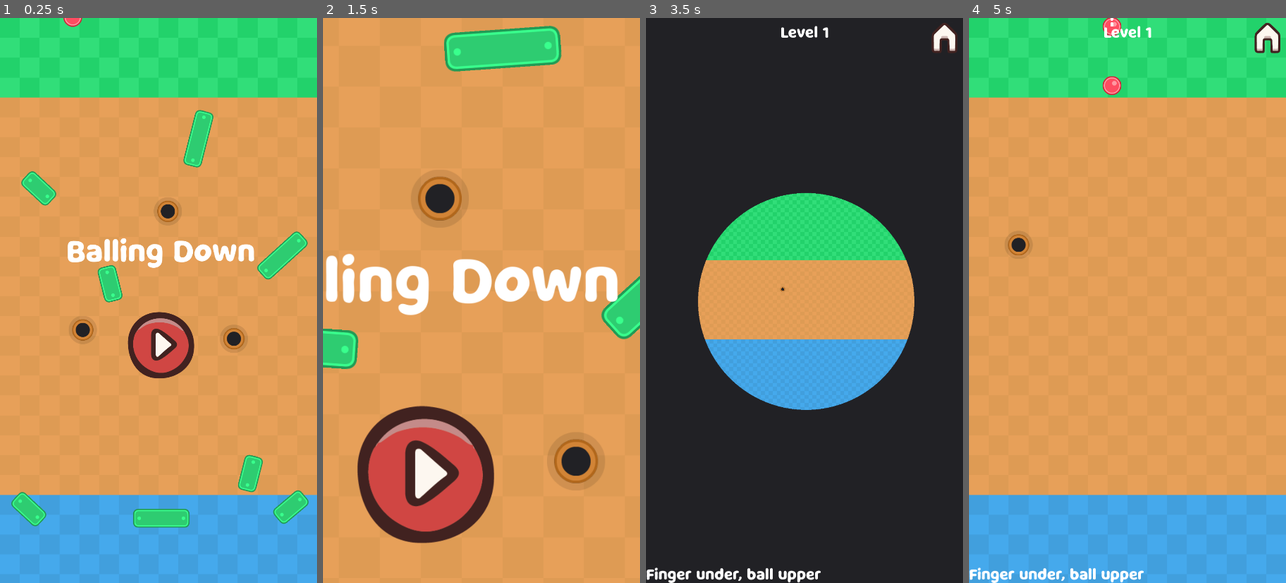
Above: before the commit, frames 1-4 (left to right).
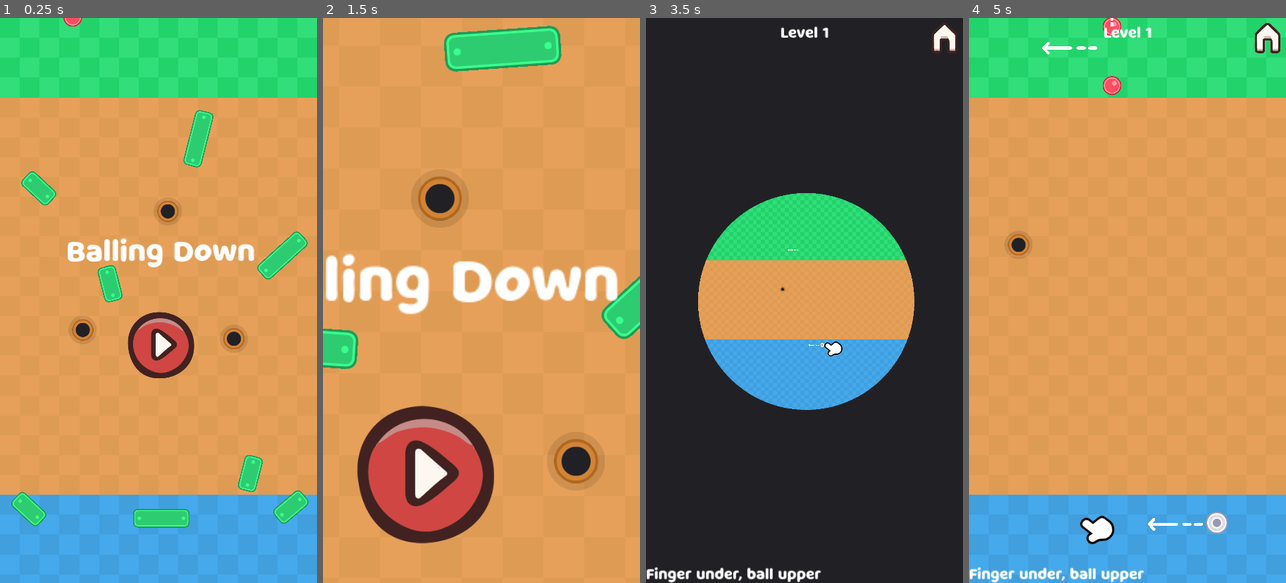
Above: after the commit, the same moments.

Repository: DaydreamerSY/Drop-d-Ball
Game: Godot game, scene res://Main.tscn
The game is run twice, just before and just after one commit, with the same random seed, the same clock (stepped at 60 frames per second) and the same inputs.
Inputs (mouse positions are in pixels of both pictures, inside the frame that each line leads up to):
- Up to frame 1 (0.25 s): no input
- Up to frame 2 (1.5 s): click (484, 345) at 0.5 s; click (471, 498) at 1.25 s
- Up to frame 3 (3.5 s): move the mouse to (874, 272) at 2.02 s; press the mouse at (874, 272) at 2.03 s; move the mouse to (741, 328) at 2.77 s; release the mouse at (741, 328) at 2.78 s; click (741, 328) at 2.85 s
- Up to frame 4 (5 s): move the mouse to (1159, 176) at 3.52 s; press the mouse at (1159, 176) at 3.53 s; move the mouse to (1111, 413) at 4.27 s; release the mouse at (1111, 413) at 4.28 s; click (1111, 413) at 4.35 s

The runs differ from the first frame. In frame 1, 0.6% of the frame differs, in the area x 0-100%, y 0-91%; in frame 2, 1.0%; in frame 3, 0.6%; in frame 4, 1.5%, in the area x 0-100%, y 0-100%.

Commit message:
update blocker prevent instance win

Diff:
--- a/Scenes/LevelManager.tscn
+++ b/Scenes/LevelManager.tscn
@@ -5,7 +5,7 @@
 
 [node name="Level manager" type="Node2D"]
 script = ExtResource("1_bqcfe")
-go_to_lv = 10
+go_to_lv = 6
 
 [node name="ColorRect" type="ColorRect" parent="."]
 offset_right = 720.0
--- a/Scenes/Levels/level_01.tscn
+++ b/Scenes/Levels/level_01.tscn
@@ -20,10 +20,61 @@
 offset_right = 211.0
 offset_bottom = 142.0
 
-[node name="Marker Goals" parent="Markers" index="1"]
+[node name="RichTextLabel" type="RichTextLabel" parent="Markers" index="2"]
 visible = false
+offset_left = 80.0
+offset_top = 894.0
+offset_right = 574.0
+offset_bottom = 1017.0
+theme_override_font_sizes/normal_font_size = 32
+bbcode_enabled = true
+text = "Drag in [color=#45a9ec]Blue zone[/color] then look at  [color=#31de79]Green zone[/color]"
 
-[node name="TextureRect" type="TextureRect" parent="Markers" index="2"]
+[node name="Tutorial" type="Node2D" parent="." index="5"]
+
+[node name="Line2D2" type="Line2D" parent="Tutorial" index="0"]
+position = Vector2(-118, -1051)
+points = PackedVector2Array(465, 1153, 372, 1153, 388, 1137, 372, 1153, 388, 1170.15)
+joint_mode = 2
+begin_cap_mode = 2
+end_cap_mode = 2
+
+[node name="Line2D2" type="Line2D" parent="Tutorial/Line2D2" index="0"]
+position = Vector2(1, 0)
+points = PackedVector2Array(550, 1153, 528, 1153)
+joint_mode = 2
+begin_cap_mode = 2
+end_cap_mode = 2
+
+[node name="Line2D3" type="Line2D" parent="Tutorial/Line2D2" index="1"]
+position = Vector2(-39, 0)
+points = PackedVector2Array(550, 1153, 528, 1153)
+joint_mode = 2
+begin_cap_mode = 2
+end_cap_mode = 2
+
+[node name="Line2D3" type="Line2D" parent="Tutorial" index="1"]
+position = Vector2(242, 567)
+points = PackedVector2Array(465, 1153, 372, 1153, 388, 1137, 372, 1153, 388, 1170.15)
+joint_mode = 2
+begin_cap_mode = 2
+end_cap_mode = 2
+
+[node name="Line2D2" type="Line2D" parent="Tutorial/Line2D3" index="0"]
+position = Vector2(1, 0)
+points = PackedVector2Array(550, 1153, 528, 1153)
+joint_mode = 2
+begin_cap_mode = 2
+end_cap_mode = 2
+
+[node name="Line2D3" type="Line2D" parent="Tutorial/Line2D3" index="1"]
+position = Vector2(-39, 0)
+points = PackedVector2Array(550, 1153, 528, 1153)
+joint_mode = 2
+begin_cap_mode = 2
+end_cap_mode = 2
+
+[node name="TextureRect" type="TextureRect" parent="Tutorial" index="2"]
 offset_left = 807.0
 offset_top = 1678.0
 offset_right = 882.0
@@ -31,49 +82,7 @@
 texture = ExtResource("2_n48eg")
 expand_mode = 1
 
-[node name="Line2D2" type="Line2D" parent="Markers" index="3"]
-position = Vector2(-118, -1051)
-points = PackedVector2Array(465, 1153, 372, 1153, 388, 1137, 372, 1153, 388, 1170.15)
-joint_mode = 2
-begin_cap_mode = 2
-end_cap_mode = 2
-
-[node name="Line2D2" type="Line2D" parent="Markers/Line2D2" index="0"]
-position = Vector2(1, 0)
-points = PackedVector2Array(550, 1153, 528, 1153)
-joint_mode = 2
-begin_cap_mode = 2
-end_cap_mode = 2
-
-[node name="Line2D3" type="Line2D" parent="Markers/Line2D2" index="1"]
-position = Vector2(-39, 0)
-points = PackedVector2Array(550, 1153, 528, 1153)
-joint_mode = 2
-begin_cap_mode = 2
-end_cap_mode = 2
-
-[node name="Line2D3" type="Line2D" parent="Markers" index="4"]
-position = Vector2(242, 567)
-points = PackedVector2Array(465, 1153, 372, 1153, 388, 1137, 372, 1153, 388, 1170.15)
-joint_mode = 2
-begin_cap_mode = 2
-end_cap_mode = 2
-
-[node name="Line2D2" type="Line2D" parent="Markers/Line2D3" index="0"]
-position = Vector2(1, 0)
-points = PackedVector2Array(550, 1153, 528, 1153)
-joint_mode = 2
-begin_cap_mode = 2
-end_cap_mode = 2
-
-[node name="Line2D3" type="Line2D" parent="Markers/Line2D3" index="1"]
-position = Vector2(-39, 0)
-points = PackedVector2Array(550, 1153, 528, 1153)
-joint_mode = 2
-begin_cap_mode = 2
-end_cap_mode = 2
-
-[node name="Tuto Hand" type="TextureRect" parent="Markers" index="5"]
+[node name="Tuto Hand" type="TextureRect" parent="Tutorial" index="3"]
 offset_left = 813.0
 offset_top = 1714.0
 offset_right = 933.0
@@ -83,15 +92,5 @@
 texture = ExtResource("2_jbrji")
 script = ExtResource("4_6csei")
 
-[node name="RichTextLabel" type="RichTextLabel" parent="Markers" index="6"]
-visible = false
-offset_left = 80.0
-offset_top = 894.0
-offset_right = 574.0
-offset_bottom = 1017.0
-theme_override_font_sizes/normal_font_size = 32
-bbcode_enabled = true
-text = "Drag in [color=#45a9ec]Blue zone[/color] then look at  [color=#31de79]Green zone[/color]"
-
 [node name="Label hint" parent="UI" index="1"]
 text = "Finger under, ball upper"
--- a/Scenes/Levels/level_06.tscn
+++ b/Scenes/Levels/level_06.tscn
@@ -17,9 +17,6 @@
 offset_right = 565.0
 offset_bottom = 245.0
 
-[node name="Marker Goals" parent="Markers" index="1"]
-visible = false
-
 [node name="Wall narrow 1x4" parent="Walls" index="0" instance=ExtResource("2_5qyct")]
 position = Vector2(448, 544)
 is_rotate = true
--- a/Scenes/Levels/level_07.tscn
+++ b/Scenes/Levels/level_07.tscn
@@ -15,9 +15,6 @@
 offset_right = 917.0
 offset_bottom = 165.0
 
-[node name="Marker Goals" parent="Markers" index="1"]
-visible = false
-
 [node name="Wall narrow 1x4" parent="Walls" index="0" instance=ExtResource("2_gikus")]
 position = Vector2(544, 832)
 is_rotate = true
@@ -26,3 +23,7 @@
 
 [node name="Wall block corner 1x4 right" parent="Walls" index="1" instance=ExtResource("3_cvpe2")]
 position = Vector2(896, 640)
+
+[node name="Wall narrow 1x5" parent="Walls" index="2" instance=ExtResource("2_gikus")]
+position = Vector2(224, 368)
+rotation = 1.5708
--- a/Scenes/Levels/level_08.tscn
+++ b/Scenes/Levels/level_08.tscn
@@ -17,9 +17,6 @@
 offset_right = 576.0
 offset_bottom = 208.0
 
-[node name="Marker Goals" parent="Markers" index="1"]
-visible = false
-
 [node name="Wall narrow 1x4" parent="Walls" index="0" instance=ExtResource("2_lia37")]
 position = Vector2(416, 560)
 is_rotate = true
--- a/Scenes/Levels/level_09.tscn
+++ b/Scenes/Levels/level_09.tscn
@@ -17,15 +17,16 @@
 offset_right = 731.0
 offset_bottom = 223.0
 
-[node name="Marker Goals" parent="Markers" index="1"]
-visible = false
-
 [node name="Wall narrow 1x4" parent="Walls" index="0" instance=ExtResource("2_gyg2i")]
 position = Vector2(720, 880)
 is_rotate = true
 rotate_direction = -1
 rotate_speed = 0.5
 
+[node name="Wall narrow 1x5" parent="Walls" index="1" instance=ExtResource("2_gyg2i")]
+position = Vector2(336, 480)
+rotation = 1.5708
+
 [node name="Label hint" parent="UI" index="1"]
 offset_top = -64.0
 offset_bottom = -2.0
--- a/project.godot
+++ b/project.godot
@@ -26,9 +26,8 @@
 window/size/viewport_width=1080
 window/size/viewport_height=1920
 window/size/initial_position_type=2
-window/size/window_width_override=360
-window/size/window_height_override=640
-window/stretch/mode="viewport"
+window/size/resizable=false
+window/stretch/mode="canvas_items"
 window/stretch/aspect="expand"
 window/handheld/orientation=1
 
Not shown: 1 places in Scenes/Level.tscn that only renumber resources
